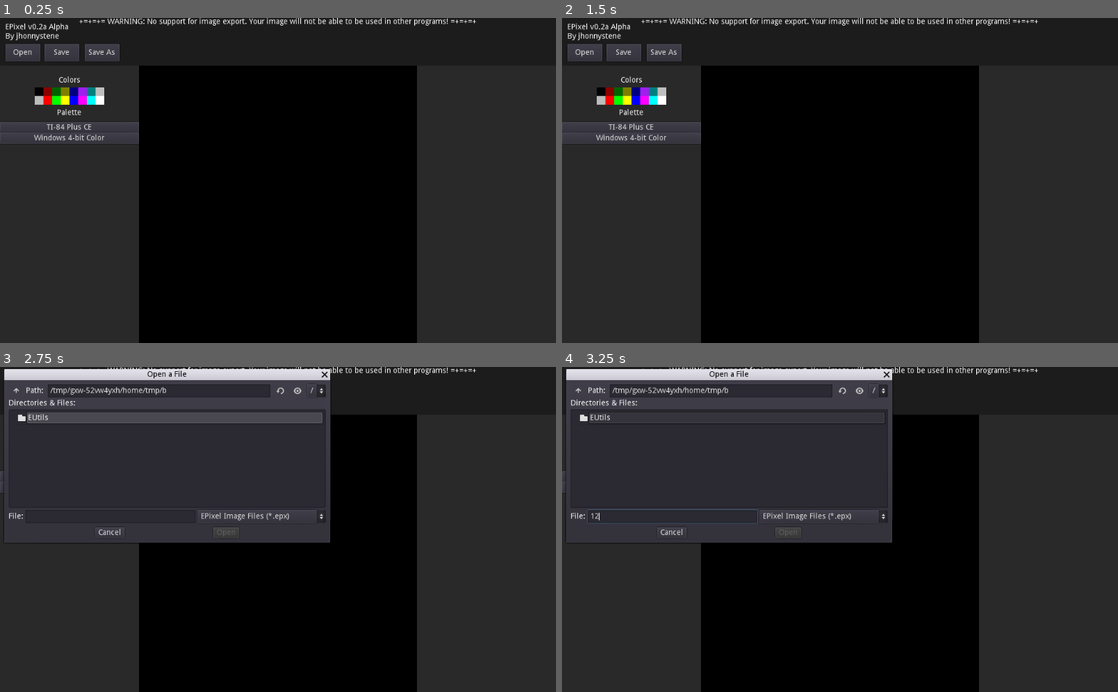
Above: before the commit, frames 1-4 (two rows, left to right).
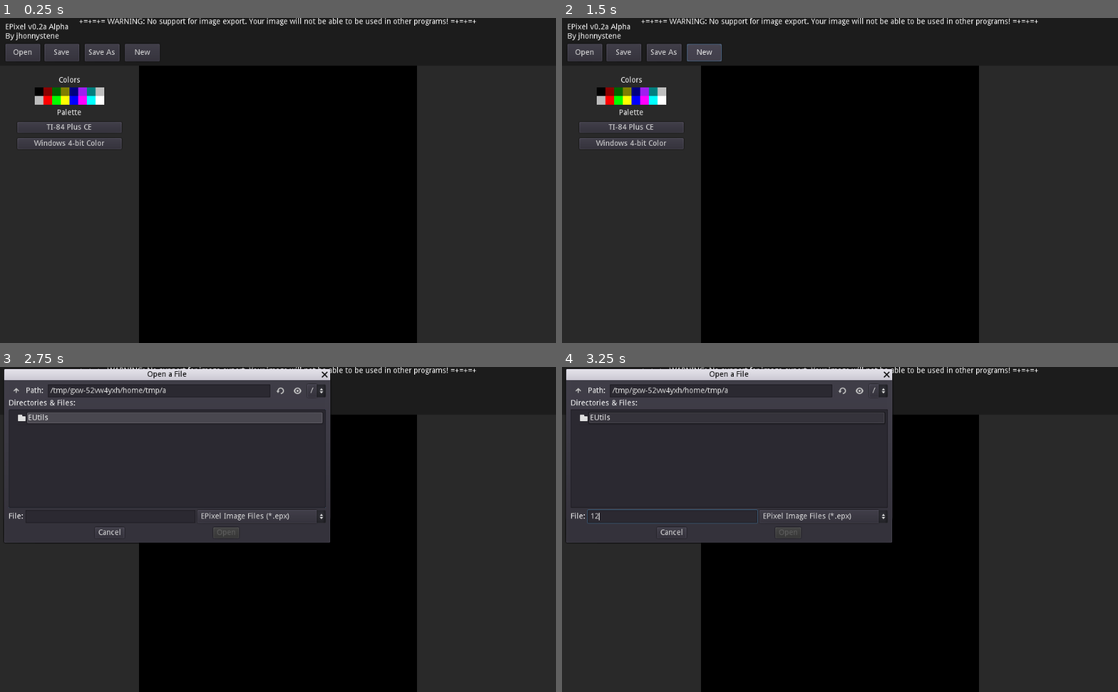
Above: after the commit, the same moments.

Repository: jhonnystene/EPixel
Game: Godot game, scene res://EPixel_Main.tscn
The game is run twice, just before and just after one commit, with the same random seed, the same clock (stepped at 60 frames per second) and the same inputs.
Inputs (mouse positions are in pixels of both pictures, inside the frame that each line leads up to):
- Up to frame 1 (0.25 s): no input
- Up to frame 2 (1.5 s): click (706, 53) at 0.5 s, where only the run after the commit has a clickable "New"; click (706, 53) at 1.25 s, where only the run after the commit has a clickable "New"
- Up to frame 3 (2.75 s): click "Open" at 2 s
- Up to frame 4 (3.25 s): click (673, 516) at 2.77 s; type "12" at 2.85 s

The runs differ from the first frame. In frame 1, 1.2% of the frame differs, in the area x 0-29%, y 7-41%; in frame 2, 1.2%; in frame 3, less than 0.1%; in frame 4, less than 0.1%.

Commit message:
Added new button

Diff:
--- a/EPixel_Main.gd
+++ b/EPixel_Main.gd
@@ -42,6 +42,7 @@
 func newImage():
 	initImage()
 	createImage()
+	filePath = ""
 
 func createImage():
 	clearImage()
--- a/EPixel_Main.tscn
+++ b/EPixel_Main.tscn
@@ -96,6 +96,16 @@
 "_edit_use_anchors_": false
 }
 
+[node name="NewButton" type="Button" parent="SaveLoadMenu"]
+margin_left = 220.0
+margin_top = 6.0
+margin_right = 284.0
+margin_bottom = 38.0
+text = "New"
+__meta__ = {
+"_edit_use_anchors_": false
+}
+
 [node name="SaveButton" type="Button" parent="SaveLoadMenu"]
 margin_left = 72.0
 margin_top = 6.0
@@ -109,6 +119,9 @@
 margin_right = 210.0
 margin_bottom = 38.0
 text = "Save As"
+__meta__ = {
+"_edit_use_anchors_": false
+}
 
 [node name="FileDialog" type="FileDialog" parent="SaveLoadMenu"]
 margin_right = 600.0
@@ -138,7 +151,8 @@
 margin_bottom = 232.0
 
 [node name="TIPaletteButton" type="Button" parent="PaletteButtons"]
-margin_right = 256.0
+margin_left = 32.0
+margin_right = 224.0
 margin_bottom = 20.0
 text = "TI-84 Plus CE"
 __meta__ = {
@@ -146,11 +160,16 @@
 }
 
 [node name="Win16PaletteButton" type="Button" parent="PaletteButtons"]
-margin_top = 20.0
-margin_right = 256.0
-margin_bottom = 40.0
+margin_left = 32.0
+margin_top = 30.0
+margin_right = 224.0
+margin_bottom = 50.0
 text = "Windows 4-bit Color"
+__meta__ = {
+"_edit_use_anchors_": false
+}
 [connection signal="pressed" from="SaveLoadMenu/OpenButton" to="." method="_on_OpenButton_pressed"]
+[connection signal="pressed" from="SaveLoadMenu/NewButton" to="." method="newImage"]
 [connection signal="pressed" from="SaveLoadMenu/SaveButton" to="." method="_on_SaveButton_pressed"]
 [connection signal="pressed" from="SaveLoadMenu/SaveAsButton" to="." method="_on_SaveAsButton_pressed"]
 [connection signal="file_selected" from="SaveLoadMenu/FileDialog" to="." method="_on_FileDialog_file_selected"]
Not shown, added: Changelog
